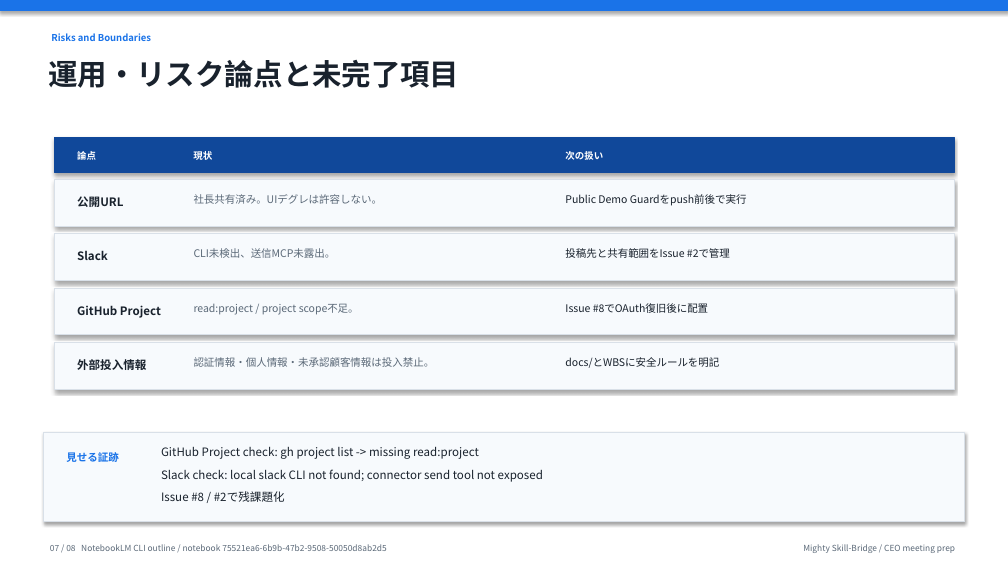
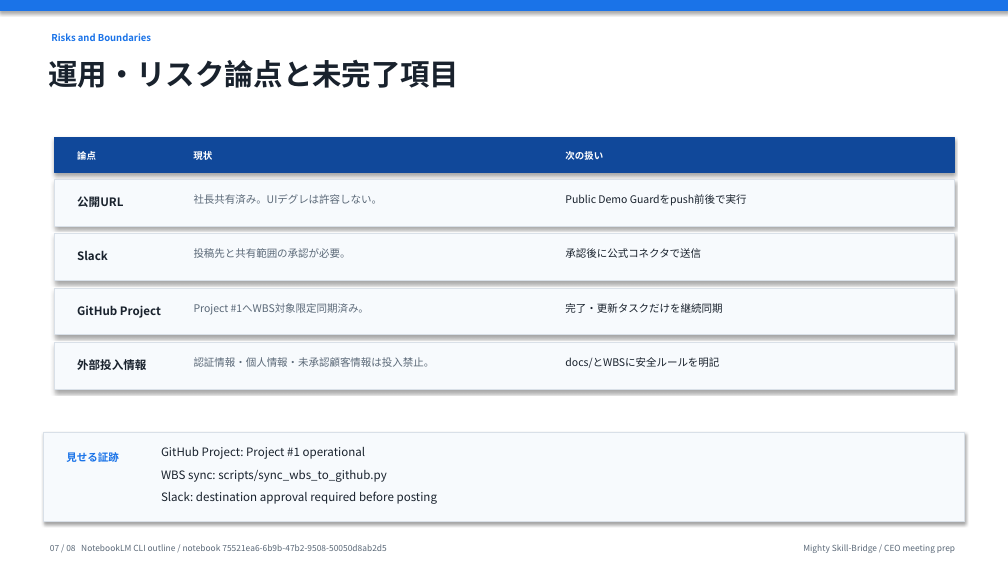
Before and after one commit to kanta13jp1/mighty-link-ai-connect, a slide deck: slide 7 of exports/knowledge_flow/mighty_skill_bridge_ceo_presentation_2026-06-02.pptx. Drawn at 1008x567 pixels with LibreOffice and Linux fonts; fonts in the diff are those of the drawing. Boxes give left, top, right and bottom in pixels: in the first picture for what was removed or moved away, otherwise in the second. Text is boxed around its words. In the diff, an @@ line names an element or a change of style, - is before the commit and + after.

Commit message:
chore(T893): sync WBS tasks to GitHub Project

```diff
--- a/exports/knowledge_flow/mighty_skill_bridge_ceo_presentation_2026-06-02.pptx
+++ b/exports/knowledge_flow/mighty_skill_bridge_ceo_presentation_2026-06-02.pptx
@@ text at box(194, 248, 351, 258): text changed @@
-CLI未検出、送信MCP未露出。
+投稿先と共有範囲の承認が必要。
@@ text at box(565, 248, 701, 258): text changed @@
-投稿先と共有範囲をIssue #2で管理
+承認後に公式コネクタで送信
@@ text at box(194, 303, 369, 315): text changed @@
-read:project / project scope不足。
+Project #1へWBS対象限定同期済み。
@@ text at box(565, 303, 722, 313): text changed @@
-Issue #8でOAuth復旧後に配置
+完了・更新タスクだけを継続同期
@@ text at box(161, 447, 437, 504): text changed @@
-GitHub Project check: gh project list -> missing read:project
-Slack check: local slack CLI not found; connector send tool not exposed
-Issue #8 / #2で残課題化
+GitHub Project: Project #1 operational
+WBS sync: scripts/sync_wbs_to_github.py
+Slack: destination approval required before posting
```
Also in this commit, not shown: 1 other slide changed, 30 other files.
